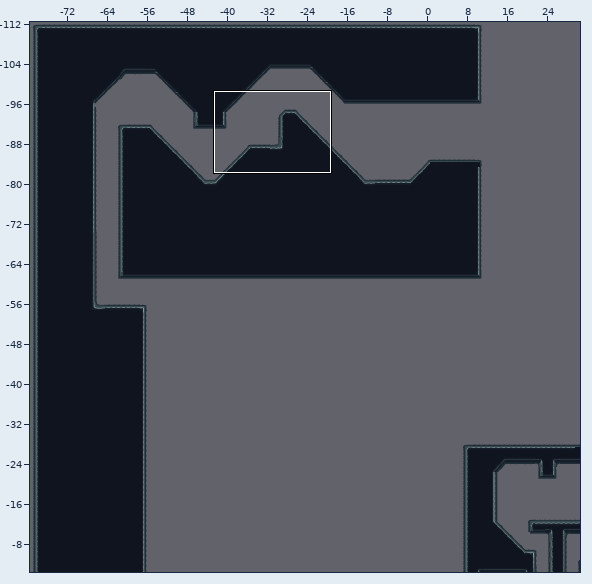
Tiled map, stored at Assets/Levels/1.tmx. Above, an overview of the earlier version with the close-up marked.
Close-up. Before:
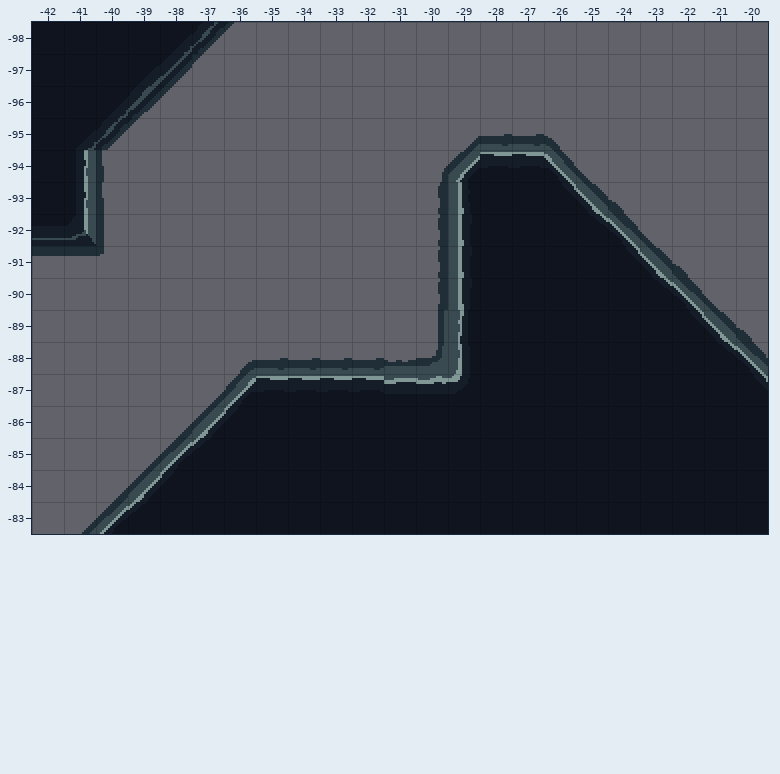
Cells are 16x16 px. Shown: x -42..-20, y -98..-83.
After:
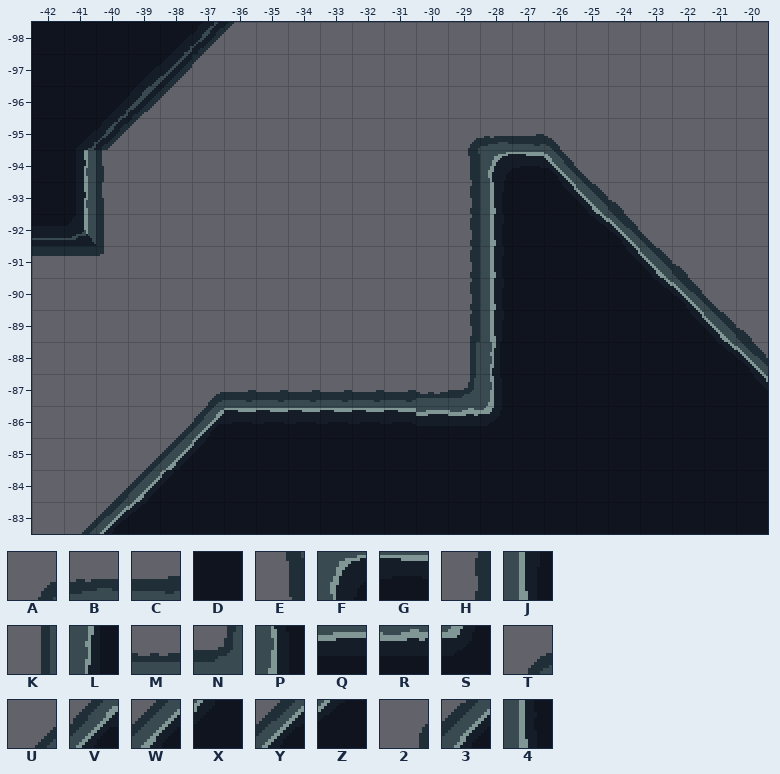
Key: from "tilemap": A 29, B 30, C 31, D 35, E 57, F 58, G 59, H 85, J 86, K 123, L 124, M 150, N 151, P 152, Q 178, R 179, S 180, T 285, U 312, V 313, W 340, X 341, Y 367, Z 368, 2 393, 3 394, 4 422.
_ is an empty cell, . an unchanged one.
Edits made:
--- layer "Tile Layer 1"
@@ x -38..-28 @@
--95 .........UC
--94 ........23G
--93 ........H4D
--92 ........HJD
--91 ........HJD
--90 ........HJD
--89 ........KLD
--88 ..TCCCCMNPD
--87 .UVGGGGQRSD
--86 .WXDDDDDDDD
--85 YZ.........
+-95 .........AB
+-94 ........_EF
+-93 ........_HJ
+-92 ........_HJ
+-91 ........_HJ
+-90 ........_HJ
+-89 ........_HJ
+-88 .._______KL
+-87 .TCCCCCCMNP
+-86 .VGGGGGGQRS
+-85 WX.........
Where, in picture pixels (left, top, right, bottom), the same in both close-ups:
changed: (164, 134, 512, 470)
